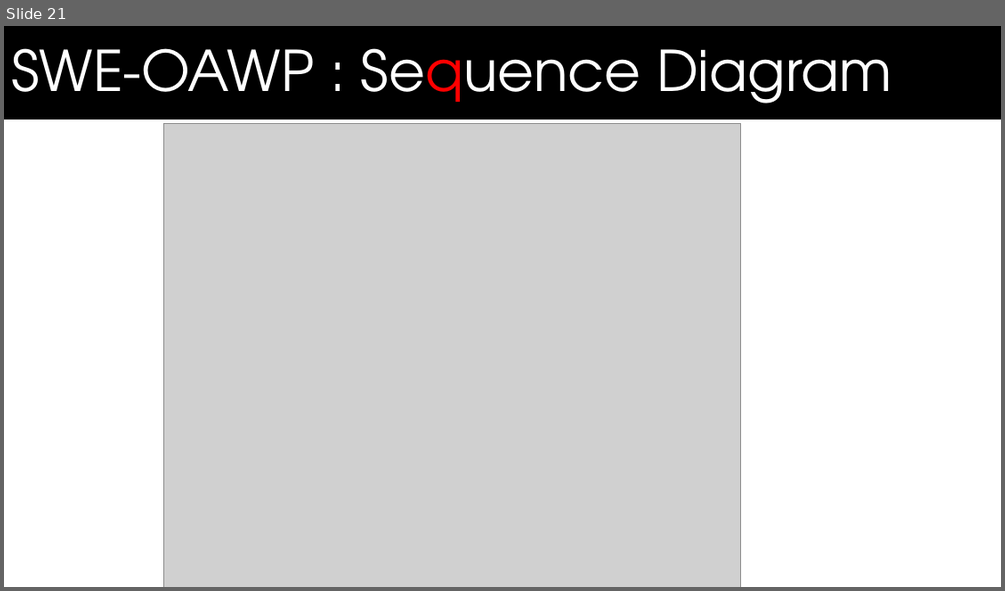
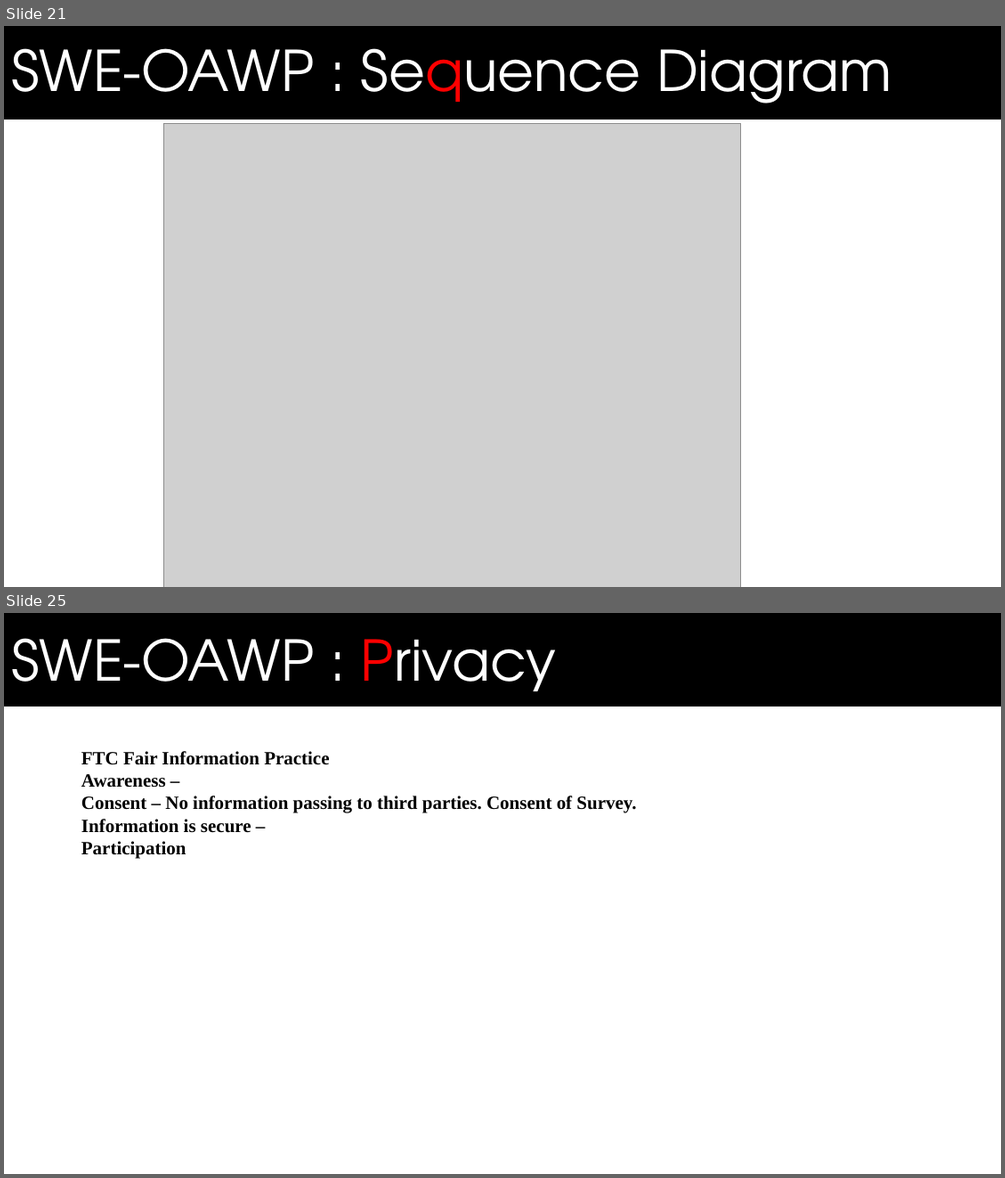
Before and after one commit to bhavyabatra/SWEN_Dynamo, a slide deck: Documentation/Master's Defense Presentation.pptx. Shown one above the other, each under a label of ours: slide 21 before the commit, slides 21 and 25 after it; the slides between them are not shown. The pictures are 1005x591 and 1005x1178 pixels, drawn with LibreOffice and Linux fonts; fonts in the diff are those of the drawing; grey boxes stand for pictures; background and template pictures are left out. Boxes give left, top, right and bottom in pixels: in the first picture for what was removed or moved away, otherwise in the second. Text is boxed around its words. In the diff, an @@ line names an element or a change of style, - is before the commit and + after.

```diff
--- a/Documentation/Master's Defense Presentation.pptx
+++ b/Documentation/Master's Defense Presentation.pptx
@@ slide 25 added at <box>4,613,1001,1174</box>, background #FFFFFF; not listed: 1 template element that a slide beside it also shows @@
@@ text added at <box>11,638,557,707</box>, 54 pt, text #FFFFFF @@
+SWE-OAWP : Privacy
@@ text added at <box>81,751,636,859</box>, 18 pt, text #000000, bold @@
+FTC Fair Information Practice
+Awareness –
+Consent – No information passing to third parties. Consent of Survey.
+Information is secure –
+Participation
```
Also in this commit, not shown: 3 slides changed, 3 other slides added, 2 slides removed.
